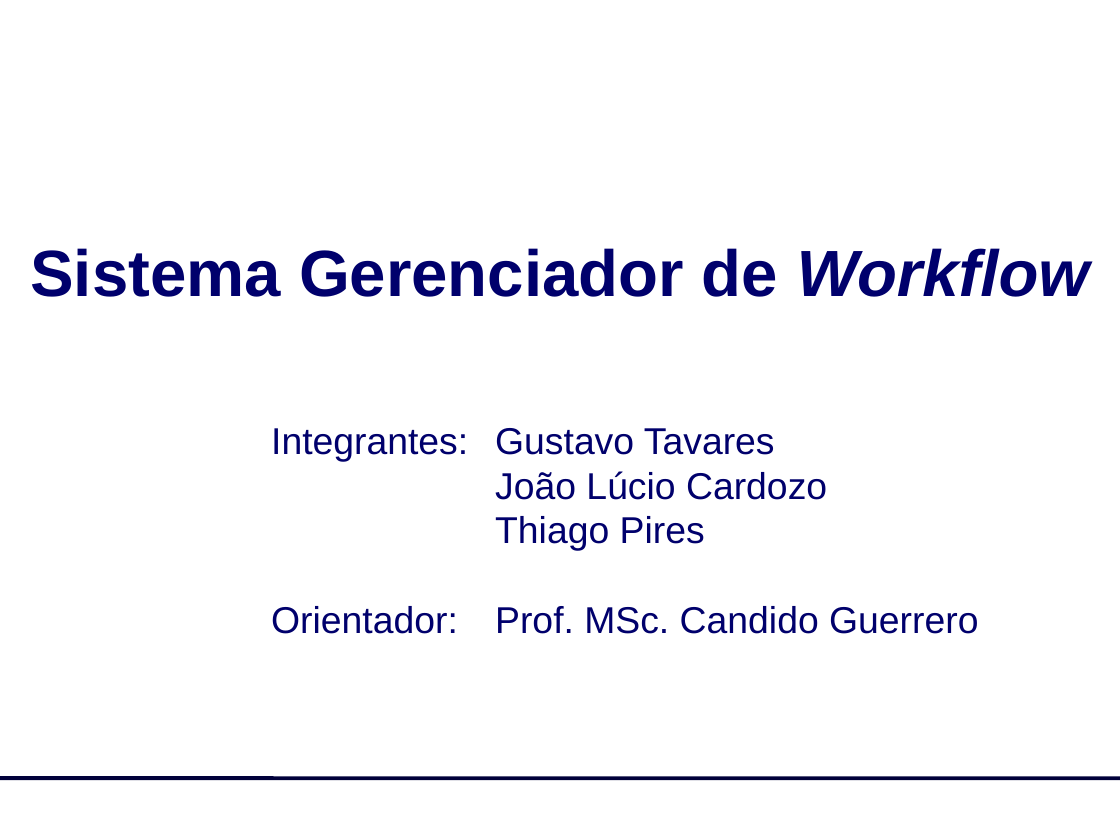
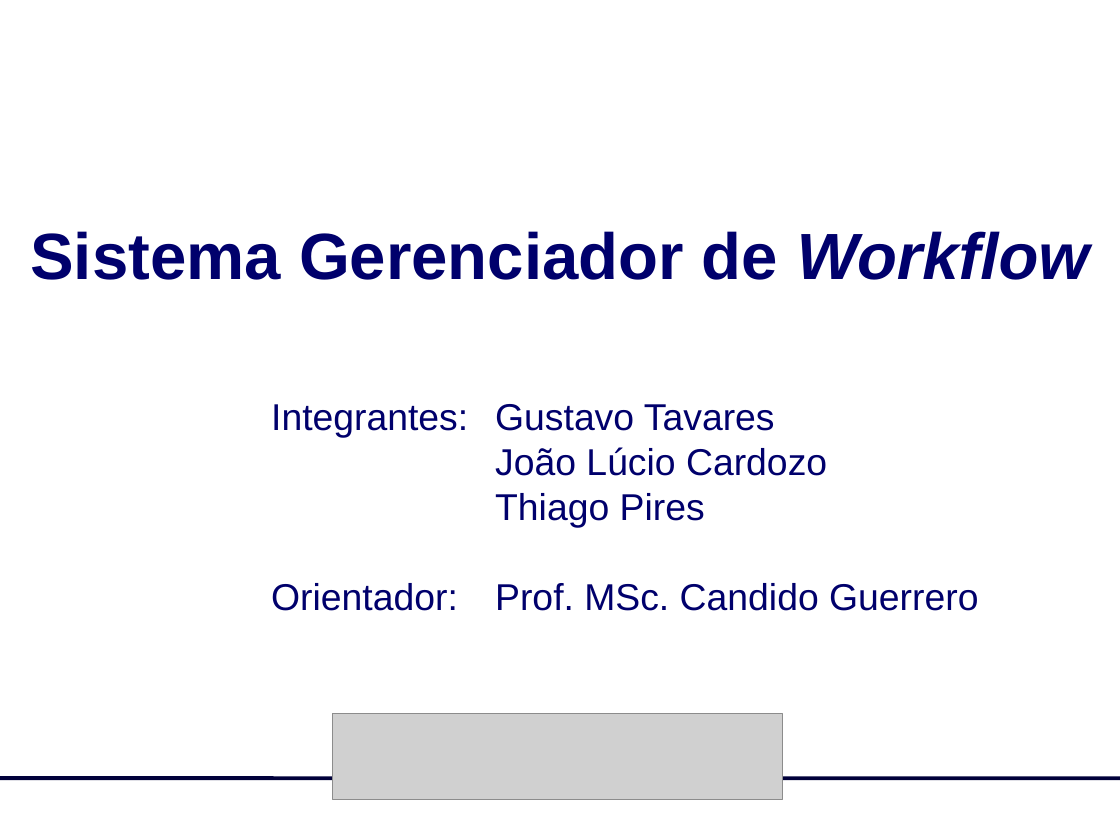
Before and after one commit to joaolce/sisgestor, a slide deck: slide 1 of documentacao/SisGestor_Apresentação.ppt. Drawn at 1120x840 pixels with LibreOffice and Linux fonts; fonts in the diff are those of the drawing; grey boxes stand for pictures; background and template pictures are left out. Boxes give left, top, right and bottom in pixels: in the first picture for what was removed or moved away, otherwise in the second. Text is boxed around its words. In the diff, an @@ line names an element or a change of style, - is before the commit and + after.

```diff
--- a/documentacao/SisGestor_Apresentação.ppt
+++ b/documentacao/SisGestor_Apresentação.ppt
@@ text "Sistema Gerenciador de Workflow": place and size @@
-text "Sistema Gerenciador de Workflow" at [30,248,1090,297]
+text "Sistema Gerenciador de Workflow" at [30,231,1090,280]
@@ text "Integrantes: Gustavo Tavares": place and size @@
-text "Integrantes: Gustavo Tavares" at [271,428,978,634]
+text "Integrantes: Gustavo Tavares" at [271,404,978,611]
@@ picture added at [333,713,783,799] @@
```
Also in this commit, not shown: 1 other slide changed, 1 other file.
